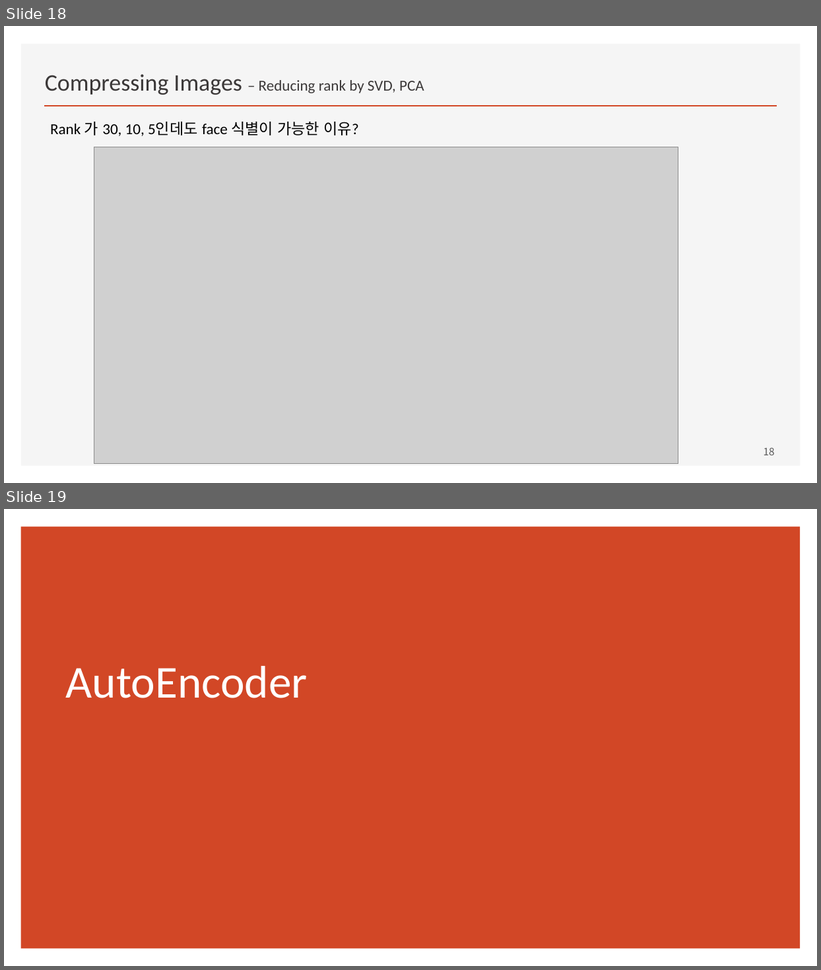
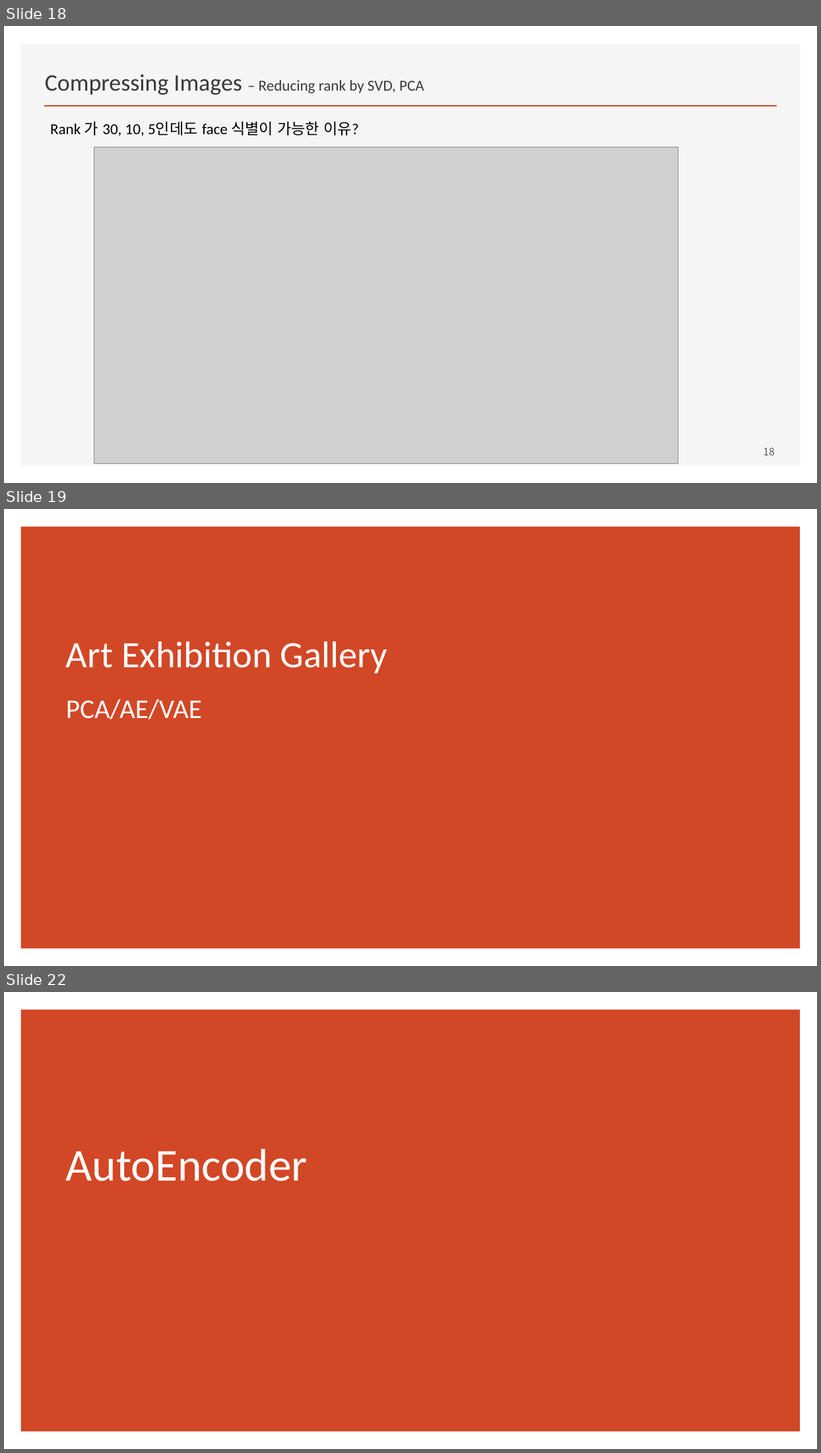
Before and after one commit to ancestor9/2026_Fall_Generative-Deep-Learning, a slide deck: Chapter 03 Variational Autoencoders.pptx. Shown one above the other, each under a label of ours: slides 18 and 19 before the commit, slides 18, 19 and 22 after it; the slides between them are not shown. The pictures are 821x970 and 821x1453 pixels, drawn with LibreOffice and Linux fonts; fonts in the diff are those of the drawing; grey boxes stand for pictures. Boxes give left, top, right and bottom in pixels: in the first picture for what was removed or moved away, otherwise in the second. Text is boxed around its words. In the diff, an @@ line names an element or a change of style, - is before the commit and + after.

```diff
--- a/Chapter 03 Variational Autoencoders.pptx
+++ b/Chapter 03 Variational Autoencoders.pptx
@@ slide 19 added at (4,509,817,966), background #FFFFFF; not listed: 1 template element that a slide beside it also shows @@
@@ title added at (66,641,387,720), 44 pt, text #FFFFFF @@
+Art Exhibition Gallery
+PCA/AE/VAE
@@ what was slide 19 is now slide 22 @@
```
Also in this commit, not shown: 2 other slides added.
